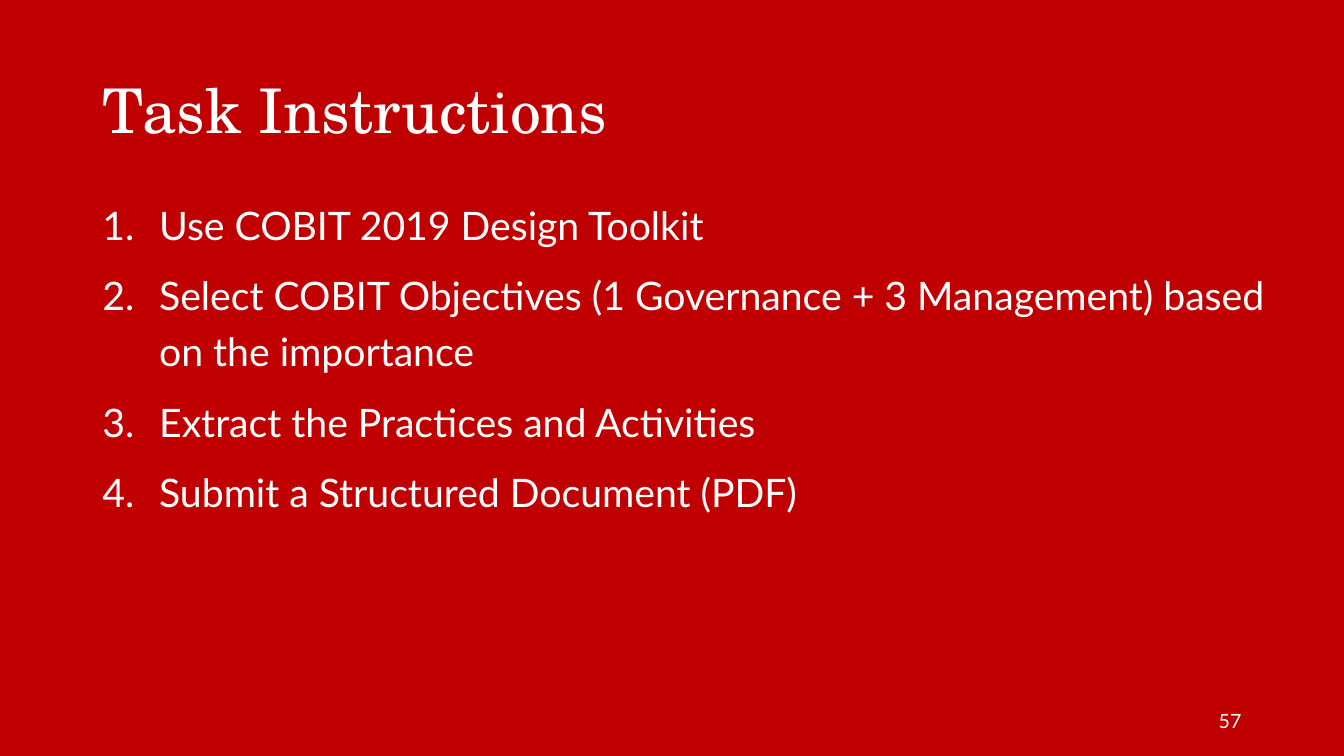
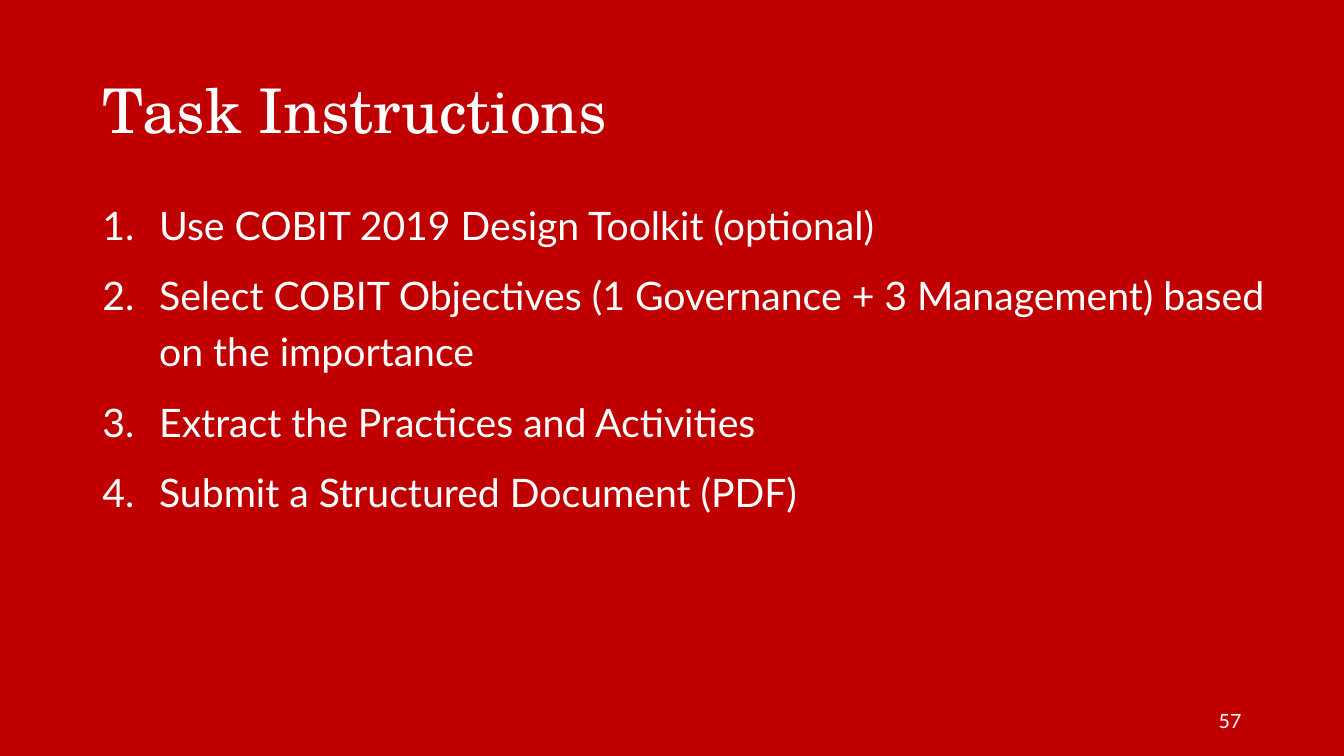
Before and after one commit to irfanradarma/Audit-SI, a slide deck: slide 57 of Slides/2026/02 - IT Governance Audit.pptx. Drawn at 1344x756 pixels with LibreOffice and Linux fonts; fonts in the diff are those of the drawing; background and template pictures are left out. Boxes give left, top, right and bottom in pixels: in the first picture for what was removed or moved away, otherwise in the second. Text is boxed around its words. In the diff, an @@ line names an element or a change of style, - is before the commit and + after.

Commit message:
tugas edit

```diff
--- a/Slides/2026/02 - IT Governance Audit.pptx
+++ b/Slides/2026/02 - IT Governance Audit.pptx
@@ text at (159, 209, 875, 247): text changed @@
-1. Use COBIT 2019 Design Toolkit
+1. Use COBIT 2019 Design Toolkit (optional)
```
